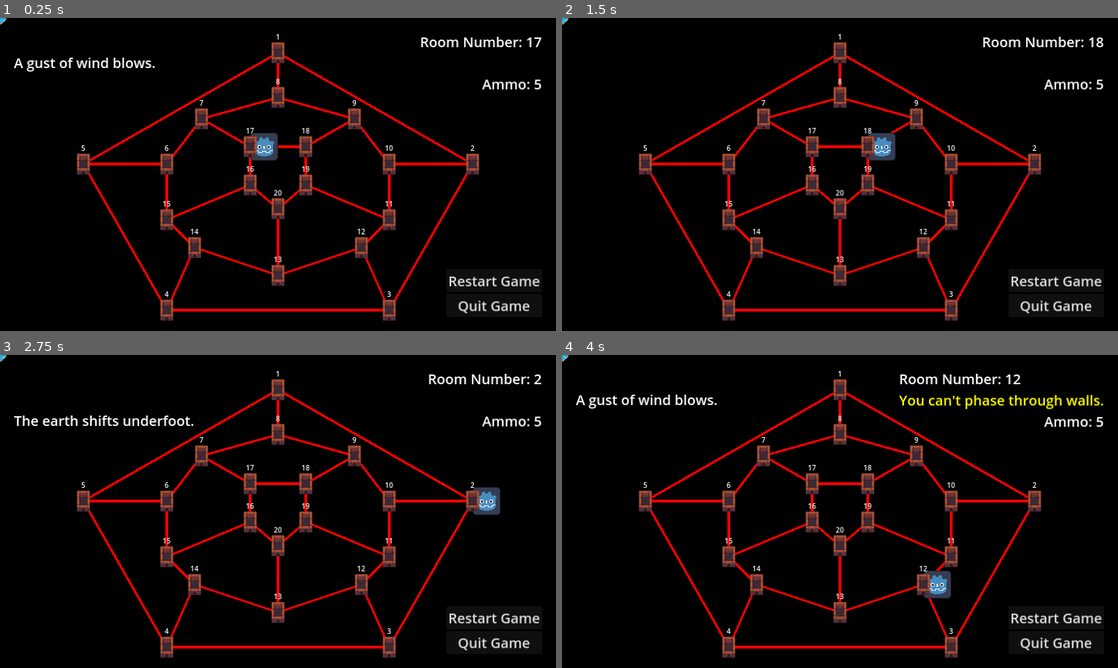
Above: before the commit, frames 1-4 (two rows, left to right).
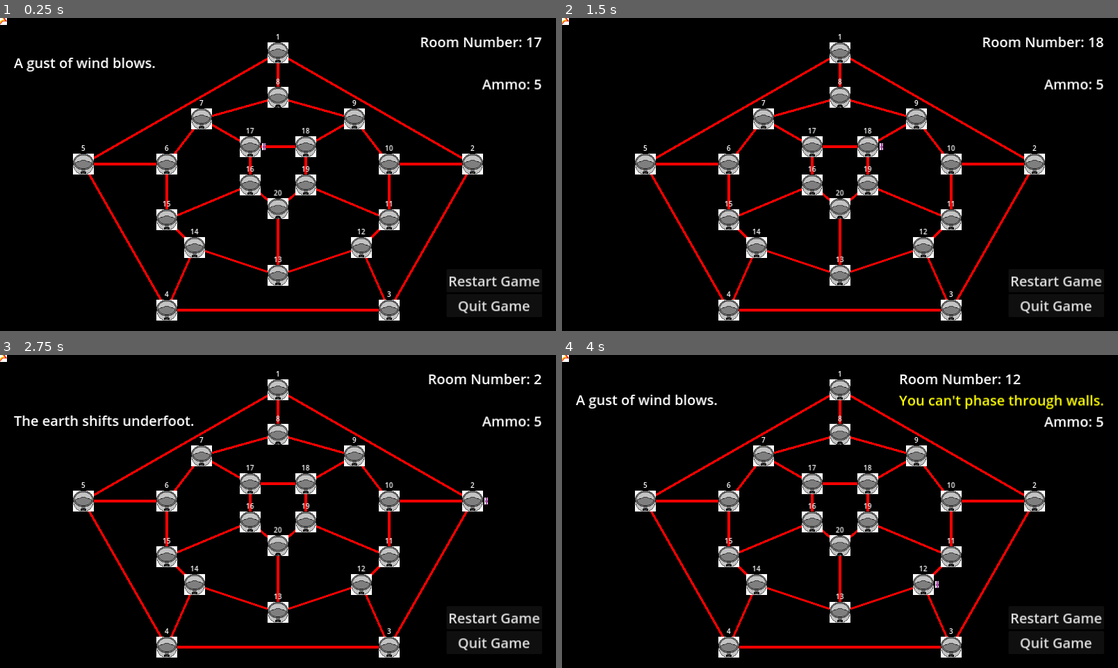
Above: after the commit, the same moments.

Repository: Jayb333/hunt_the_wumpus
Game: Godot game, scene res://scenes/main.tscn
Two runs of this game, one before a commit and one after it. Both use one fixed random seed, a clock stepped at 60 frames per second and the inputs below.
Inputs (mouse positions are in pixels of both pictures, inside the frame that each line leads up to):
- Up to frame 1 (0.25 s): no input
- Up to frame 2 (1.5 s): click "Restart Game" at 0.5 s; click "Restart Game" at 1.25 s
- Up to frame 3 (2.75 s): click "Restart Game" at 2 s
- Up to frame 4 (4 s): tap Enter at 2.75 s; drag from (840, 389) to (1034, 502) at 2.77 s; tap Space at 3.5 s; drag from (1034, 502) to (840, 389) at 3.52 s

The runs differ from the first frame. In frame 1, 5.3% of the frame differs, in the area x 0-87%, y 0-97%; in frame 2, 5.3%; in frame 3, 5.3%; in frame 4, 5.3%.

Commit message:
june23

Diff:
--- a/project.godot
+++ b/project.godot
@@ -13,7 +13,7 @@
 config/name="Wumpus"
 run/main_scene="res://scenes/main.tscn"
 config/features=PackedStringArray("4.2", "Forward Plus")
-config/icon="res://sprites/player.svg"
+config/icon="res://sprites/spr_player.svg"
 
 [display]
 
--- a/scenes/draw_manager.tscn
+++ b/scenes/draw_manager.tscn
@@ -1,17 +1,18 @@
 [gd_scene load_steps=4 format=3 uid="uid://chot8jelglrsv"]
 
 [ext_resource type="Script" path="res://scripts/draw_manager.gd" id="1_3q2pe"]
-[ext_resource type="Texture2D" uid="uid://ddlf8wqfi0f3g" path="res://sprites/player.svg" id="2_dhefx"]
-[ext_resource type="Texture2D" uid="uid://bjqusu1rpgq3f" path="res://sprites/sinkhole_placeholder.png" id="3_umf08"]
+[ext_resource type="Texture2D" uid="uid://cdngkvarldrf1" path="res://sprites/spr_player.png" id="2_qneoh"]
+[ext_resource type="Texture2D" uid="uid://c4v8x8fbcdtkx" path="res://sprites/spr_bullet.png" id="3_657n3"]
 
 [node name="DrawManager" type="Node2D"]
+z_index = -1
 script = ExtResource("1_3q2pe")
 
 [node name="PlayerSprite" type="Sprite2D" parent="."]
 scale = Vector2(0.5, 0.5)
-texture = ExtResource("2_dhefx")
+texture = ExtResource("2_qneoh")
 offset = Vector2(64, 0)
 
 [node name="BulletSprite" type="Sprite2D" parent="."]
-z_index = 1
-texture = ExtResource("3_umf08")
+z_index = 5
+texture = ExtResource("3_657n3")
--- a/scenes/room_manager.tscn
+++ b/scenes/room_manager.tscn
@@ -1,6 +1,6 @@
 [gd_scene load_steps=5 format=3 uid="uid://cgnhksqp8gbgi"]
 
-[ext_resource type="Texture2D" uid="uid://dmq321pop4qyh" path="res://sprites/room_placeholder.png" id="1_rl8nt"]
+[ext_resource type="Texture2D" uid="uid://c7lpvff6flx3o" path="res://sprites/spr_room.png" id="1_o3suv"]
 [ext_resource type="Script" path="res://scripts/room_clicked.gd" id="2_re4ua"]
 [ext_resource type="Script" path="res://scripts/click_room.gd" id="3_msa05"]
 
@@ -8,12 +8,12 @@
 size = Vector2(32, 48)
 
 [node name="RoomManager" type="Sprite2D" groups=["rooms"]]
-z_index = 5
 position = Vector2(0, -320)
-texture = ExtResource("1_rl8nt")
+texture = ExtResource("1_o3suv")
 script = ExtResource("2_re4ua")
 
 [node name="Area2D" type="Area2D" parent="."]
+z_index = -1
 script = ExtResource("3_msa05")
 
 [node name="CollisionShape2D" type="CollisionShape2D" parent="Area2D"]
--- a/sprites/player.svg
+++ /dev/null
@@ -1 +0,0 @@
-<svg height="128" width="128" xmlns="http://www.w3.org/2000/svg"><rect x="2" y="2" width="124" height="124" rx="14" fill="#363d52" stroke="#212532" stroke-width="4"/><g transform="scale(.101) translate(122 122)"><g fill="#fff"><path d="M105 673v33q407 354 814 0v-33z"/><path d="m105 673 152 14q12 1 15 14l4 67 132 10 8-61q2-11 15-15h162q13 4 15 15l8 61 132-10 4-67q3-13 15-14l152-14V427q30-39 56-81-35-59-83-108-43 20-82 47-40-37-88-64 7-51 8-102-59-28-123-42-26 43-46 89-49-7-98 0-20-46-46-89-64 14-123 42 1 51 8 102-48 27-88 64-39-27-82-47-48 49-83 108 26 42 56 81zm0 33v39c0 276 813 276 814 0v-39l-134 12-5 69q-2 10-14 13l-162 11q-12 0-16-11l-10-65H446l-10 65q-4 11-16 11l-162-11q-12-3-14-13l-5-69z" fill="#478cbf"/><path d="M483 600c0 34 58 34 58 0v-86c0-34-58-34-58 0z"/><circle cx="725" cy="526" r="90"/><circle cx="299" cy="526" r="90"/></g><g fill="#414042"><circle cx="307" cy="532" r="60"/><circle cx="717" cy="532" r="60"/></g></g></svg>
Not shown, removed: addons/Demos/CharacterBody2D.gd
Not shown, removed: addons/Demos/Demo1.gd
Not shown, removed: addons/Demos/Demo1.tscn
Not shown, removed: addons/Demos/Demo2.gd
Not shown, removed: addons/Demos/Demo2.tscn
Not shown, removed: addons/Demos/Demo3.gd
Not shown, removed: addons/Demos/Demo3.tscn
Not shown, removed: addons/addons/SignalVisualizer/Clear.svg
Not shown, removed: addons/addons/SignalVisualizer/Common/signal_connection.gd
Not shown, removed: addons/addons/SignalVisualizer/Common/signal_description.gd
Not shown, removed: addons/addons/SignalVisualizer/Common/signal_graph.gd
Not shown, removed: addons/addons/SignalVisualizer/Common/signal_graph_utility.gd
(and 49 more such lines)
